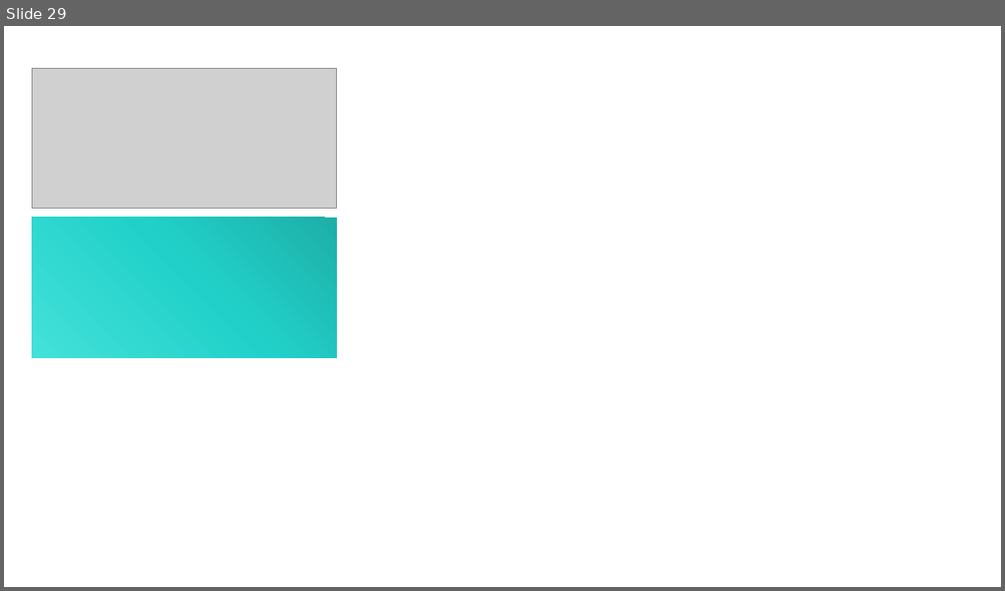
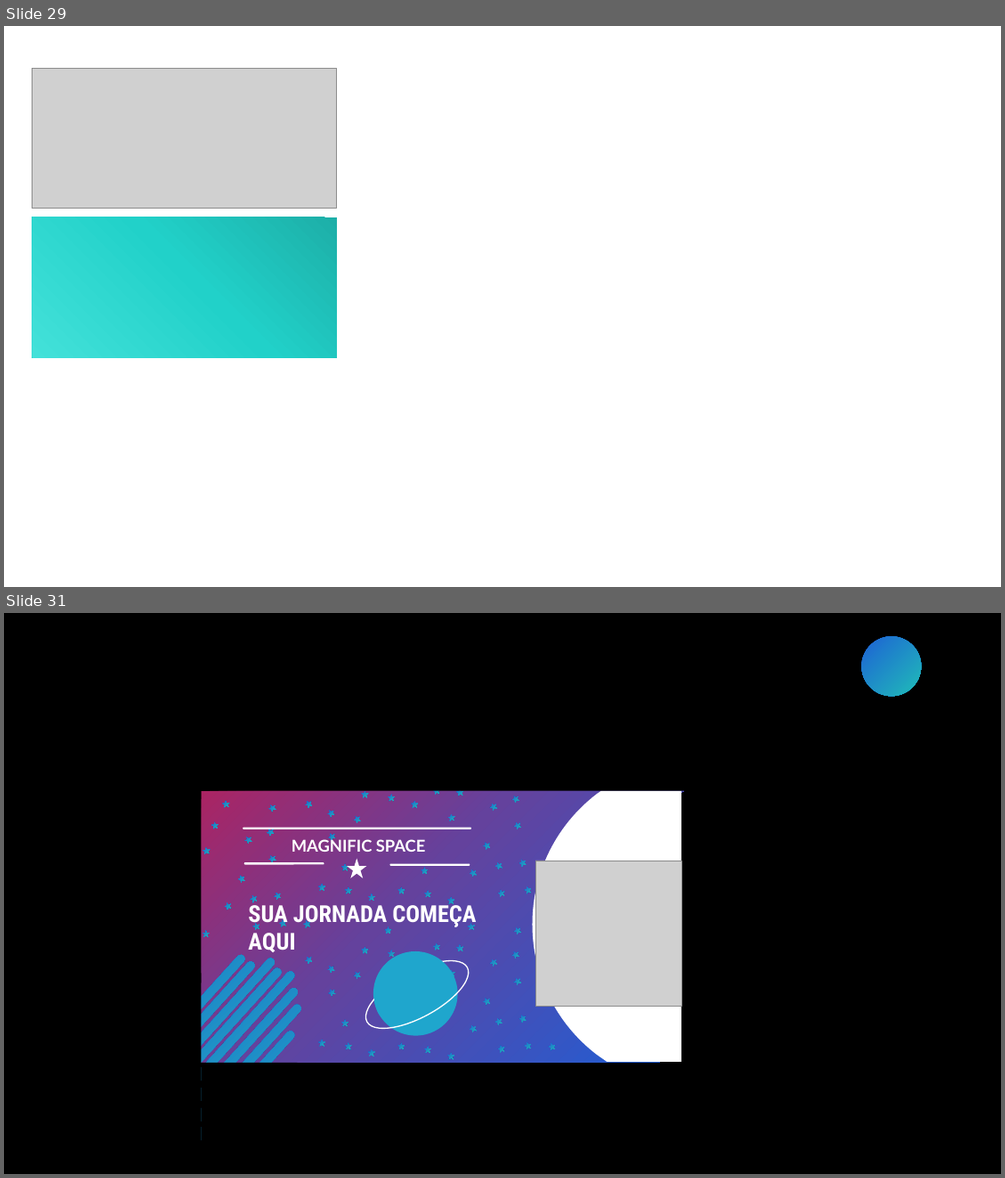
Before and after one commit to MateusPVicente/Projeto-PP, a slide deck: Stud+/modelos/Logos.pptx. Shown one above the other, each under a label of ours: slide 29 before the commit, slides 29 and 31 after it; the slides between them are not shown. The pictures are 1005x591 and 1005x1178 pixels, drawn with LibreOffice and Linux fonts; fonts in the diff are those of the drawing; grey boxes stand for pictures. Boxes give left, top, right and bottom in pixels: in the first picture for what was removed or moved away, otherwise in the second. Text is boxed around its words. In the diff, an @@ line names an element or a change of style, - is before the commit and + after.

```diff
--- a/Stud+/modelos/Logos.pptx
+++ b/Stud+/modelos/Logos.pptx
@@ slide 31 added at [4, 613, 1001, 1174], background #000000 @@
@@ ellipse added at [860, 635, 922, 698], fill gradient #1FBFB7 to #1E5FD6 @@
@@ rectangle added at [194, 751, 737, 790], fill #000000 @@
@@ rectangle added at [16, 791, 202, 983], fill #000000 @@
@@ freeform shape added at [202, 791, 685, 1062], fill gradient #1E5FD6 to #64429D to #AA2463 @@
@@ freeform shape added at [533, 791, 681, 1062], fill #FFFFFF @@
@@ group added at [243, 827, 471, 878]: 3 rounded rectangles, 1 text, 1 star @@
+MAGNIFIC SPACE
@@ picture added at [535, 860, 681, 1005] @@
@@ text added at [248, 900, 476, 952], 40 pt, text #FFFFFF, bold @@
+SUA JORNADA COMEÇA AQUI
@@ group added at [305, 787, 532, 904]: 27 stars @@
@@ group added at [202, 801, 311, 937]: 15 stars @@
@@ rounded rectangle added at [131, 953, 246, 1078], fill gradient #1FBFB7 to #1E5FD6 @@
@@ rounded rectangle added at [141, 959, 256, 1086], fill gradient #1FBFB7 to #1E5FD6 @@
@@ rounded rectangle added at [162, 957, 276, 1082], fill gradient #1FBFB7 to #1E5FD6 @@
@@ rounded rectangle added at [356, 934, 475, 1053], fill #1FA6CD @@
@@ ellipse added at [356, 948, 478, 1042], outline #FFFFFF 2 pt @@
@@ freeform shape added at [358, 934, 447, 1027], fill #1FA6CD @@
@@ rectangle added at [105, 973, 201, 1165], fill #000000 @@
@@ rounded rectangle added at [168, 966, 283, 1092], fill gradient #1FBFB7 to #1E5FD6 @@
@@ rounded rectangle added at [181, 970, 296, 1095], fill gradient #1FBFB7 to #1E5FD6 @@
@@ rounded rectangle added at [185, 986, 299, 1112], fill gradient #1FBFB7 to #1E5FD6 @@
@@ rounded rectangle added at [188, 1003, 303, 1128], fill gradient #1FBFB7 to #1E5FD6 @@
@@ rounded rectangle added at [181, 1029, 296, 1155], fill gradient #1FBFB7 to #1E5FD6 @@
@@ rectangle added at [202, 1062, 297, 1165], fill #000000 @@
@@ group added at [305, 923, 556, 1059]: 31 stars @@
```
Also in this commit, not shown: 1 other slide added, 1 slide removed, 1 other file.
